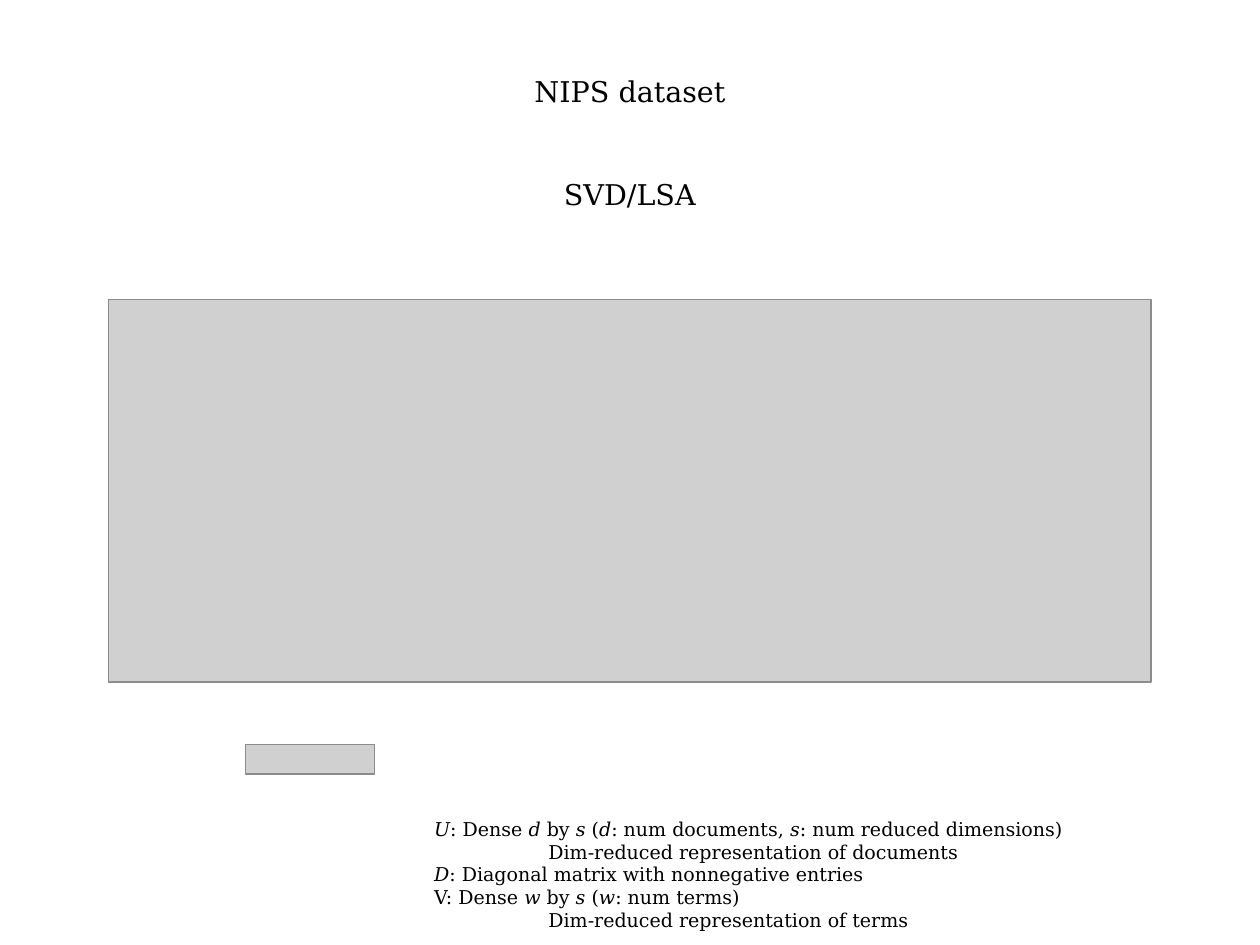
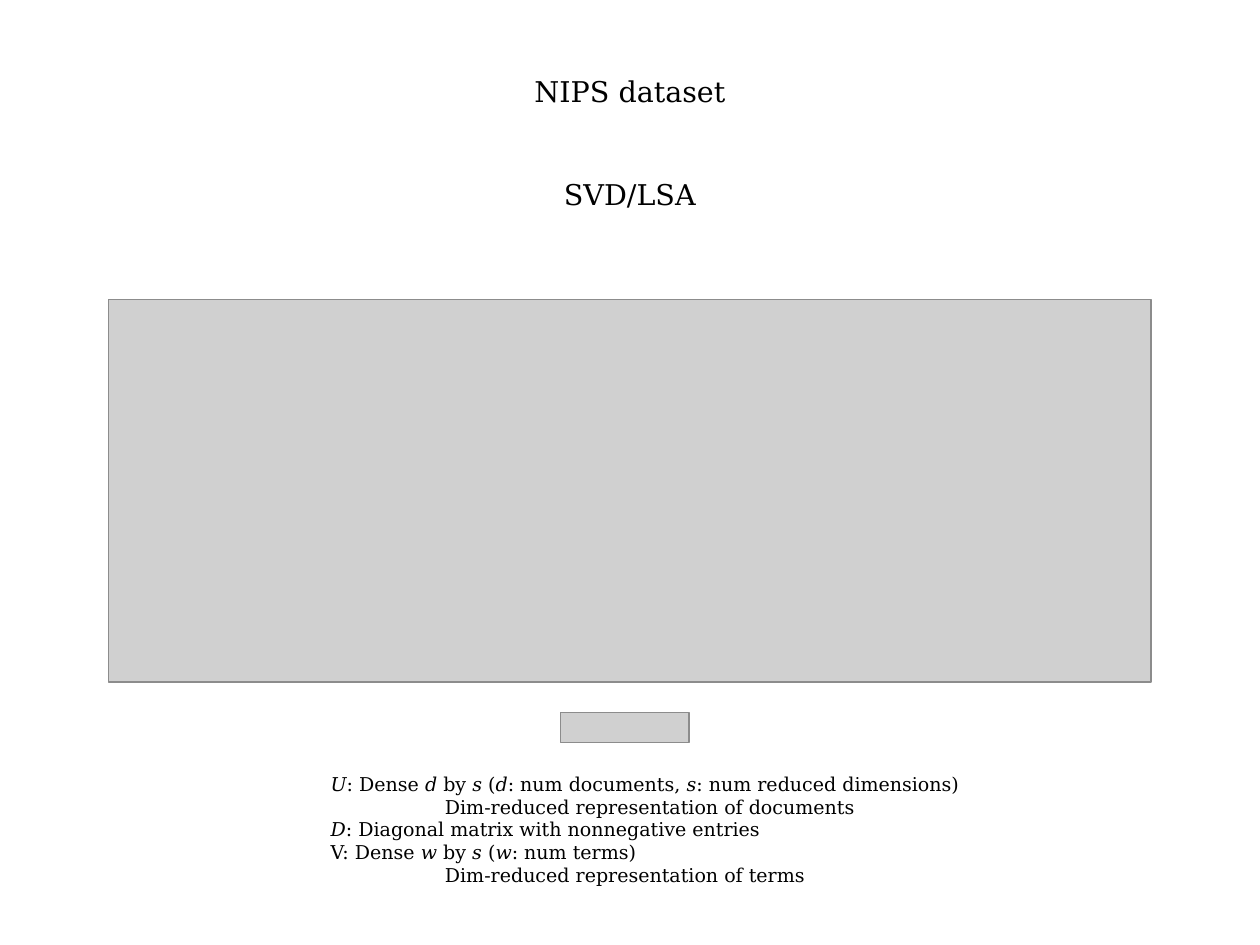
Before and after one commit to vitalv/doc-clustering-topic-modeling, a slide deck: slide 21 of doc-clustering-topic-modeling.odp. Drawn at 1260x945 pixels with LibreOffice and Linux fonts; fonts in the diff are those of the drawing; grey boxes stand for pictures. Boxes give left, top, right and bottom in pixels: in the first picture for what was removed or moved away, otherwise in the second. Text is boxed around its words. In the diff, an @@ line names an element or a change of style, - is before the commit and + after.

```diff
--- a/doc-clustering-topic-modeling.odp
+++ b/doc-clustering-topic-modeling.odp
@@ picture: place and size @@
-picture at box(246, 744, 375, 774)
+picture at box(560, 713, 689, 743)
@@ text "U: Dense d by s ...": place and size @@
-text "U: Dense d by s ..." at box(434, 821, 1063, 931)
+text "U: Dense d by s ..." at box(331, 776, 959, 886)
```
Also in this commit, not shown: 11 other slides changed, 3 slides added, 2 slides removed.
